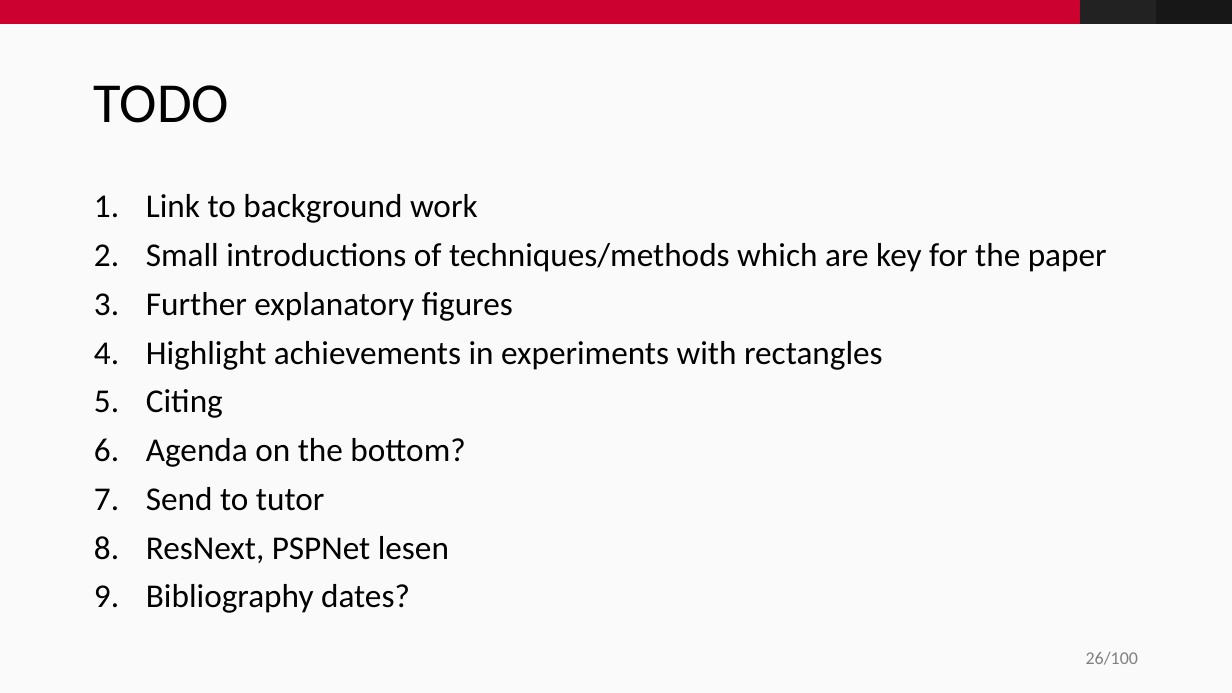
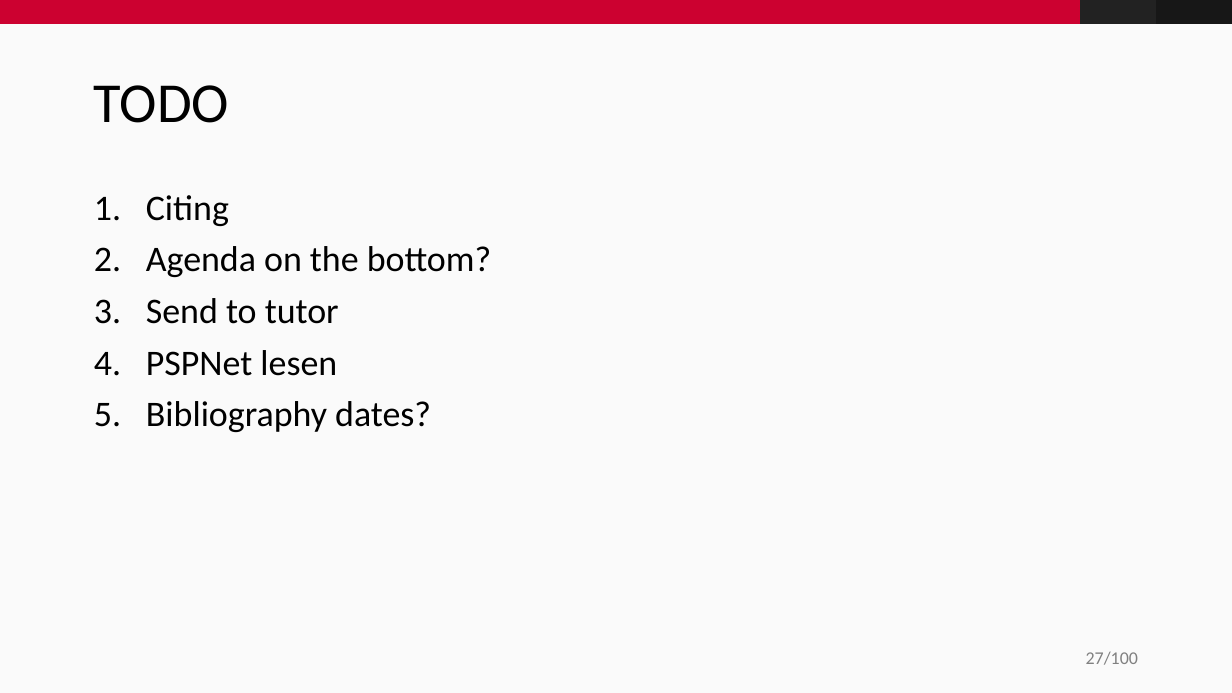
Before and after one commit to fidsusj/CVDL-Seminar, a slide deck: slide 27 of presentation/presentation.pptx (slide 26 before the commit). Drawn at 1232x693 pixels with LibreOffice and Linux fonts; fonts in the diff are those of the drawing; background and template pictures are left out. Boxes give left, top, right and bottom in pixels: in the first picture for what was removed or moved away, otherwise in the second. Text is boxed around its words. In the diff, an @@ line names an element or a change of style, - is before the commit and + after.

Commit message:
added experiments, strength and weaknesses and conclusion

```diff
--- a/presentation/presentation.pptx
+++ b/presentation/presentation.pptx
@@ text at <box>146,194,1107,370</box>: paragraphs removed @@
-1. Link to background work
-2. Small introductions of techniques/methods which are key for the paper
-3. Further explanatory figures
-4. Highlight achievements in experiments with rectangles
@@ text at <box>146,195,491,432</box>: size 25.9 to 28 pt in "Citing", "Agenda on the bottom?", "Send to tutor", "Bibliography dates?" @@
@@ text at <box>146,350,337,376</box>: text changed; size 25.9 to 28 pt @@
-8. ResNext, PSPNet lesen
+4. PSPNet lesen
@@ page number at <box>1086,652,1138,665</box>: text changed @@
-26/100
+27/100
```
Also in this commit, not shown: 2 other slides changed, 3 slides added, 2 slides removed.
